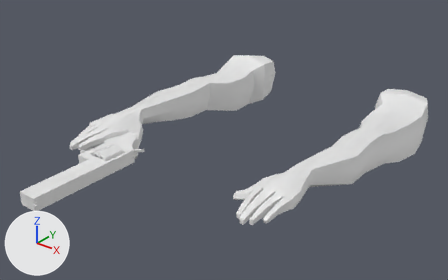
The Blender file BlenderTutorial/arms_with_revolver.blend: old version first, new version second.
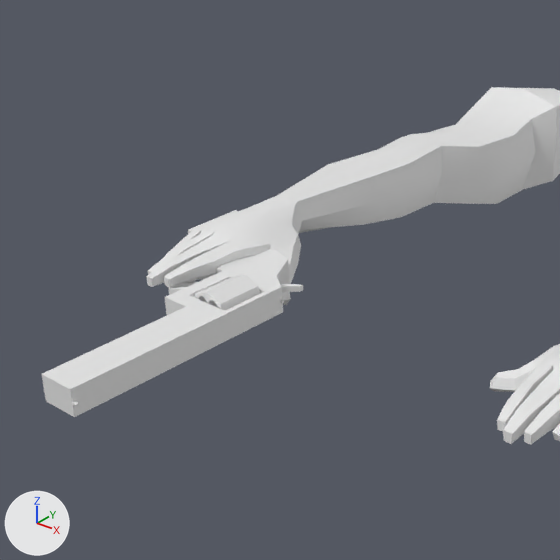
Each version is shown whole from a camera (50 mm lens) standing at (1.508, -2.67, 1.204) and looking at (-0.037, -0.739, 0.007), then close up on the part from 0% to 59% of the width and 5% to 100% of the height. The axes (+X, +Y, +Z) are drawn at lower left. The lights are the same throughout. The older version's two pictures come first.

The scene before the commit, as lines of its bpy script (objects in view):
```python
ob_cube = bpy.data.objects.new('Cube', me_cube)
ob_cube.location = (0.0, 0.0, 0.0)
ob_cube.rotation_euler = (-0.0873, 0.0, 0.0)  # degrees (-5, 0, 0)
ob_cube.scale = (0.15, 0.15, 0.15)
ob_cube_001 = bpy.data.objects.new('Cube.001', me_cube_001)
ob_cube_001.location = (-0.279, -1.195, 0.018)
ob_cube_001.rotation_euler = (-1.571, 0.0, -1.571)  # degrees (-90, 0, -90)
ob_cube_001.scale = (0.0632, 0.0632, 0.0632)
ob_cube_002 = bpy.data.objects.new('Cube.002', me_cube_003)
ob_cube_002.parent = ob_cube_001
ob_cube_002.location = (-0.368, 0.0, 0.071)
ob_cube_002.scale = (0.0896, 0.0896, 0.0896)
ob_cube_004 = bpy.data.objects.new('Cube.004', me_cube_002)
ob_cube_004.parent = ob_cube_001
ob_cube_004.location = (-0.0946, 0.0, -0.254)
ob_cube_004.scale = (0.0712, 0.0712, 0.0712)
ob_cylinder = bpy.data.objects.new('Cylinder', me_cylinder)
ob_cylinder.parent = ob_cube_001
ob_cylinder.location = (0.0, 0.0, 0.0)
ob_cylinder.rotation_euler = (0.0, 1.571, 0.0)  # degrees (0, 90, 0)
ob_cylinder.scale = (0.157, 0.157, 0.157)
```
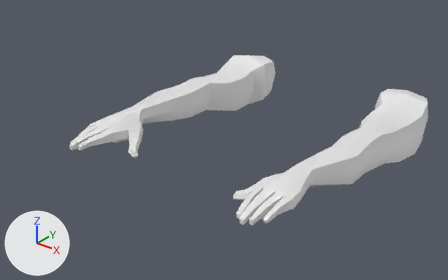
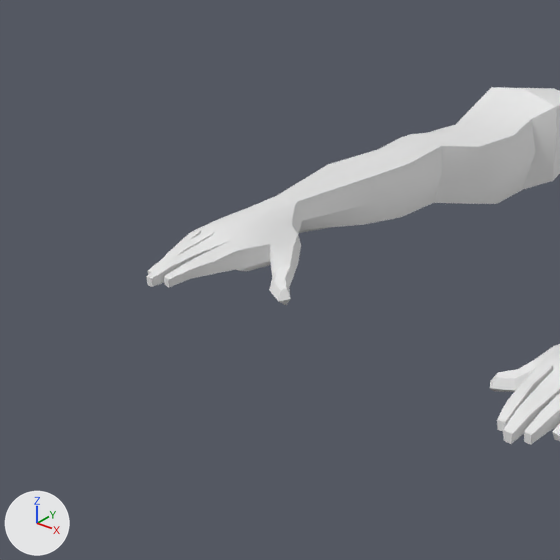
The newer file is also turned or shifted as a whole; pictures and numbers use the older file's frame.

The edits, one by one:
Object 'Cube.001' (ob_cube_001) is deleted.
Object 'Cube.004' (ob_cube_004) is deleted.
Object 'Cube.002' (ob_cube_002) is deleted.
Object 'Cylinder' (ob_cylinder) is deleted.

Boxes [x1, y1, x2, y2] around the edits, measured in the close-ups (560 x 560 px):
'Cube.001', deleted
    before: [42, 210, 289, 417]
'Cylinder', deleted
    before: [195, 275, 261, 310]
'Cube.002', deleted
    before: [281, 284, 303, 292]
'Cube.004', deleted (mostly hidden)
    before: [183, 281, 197, 287]
